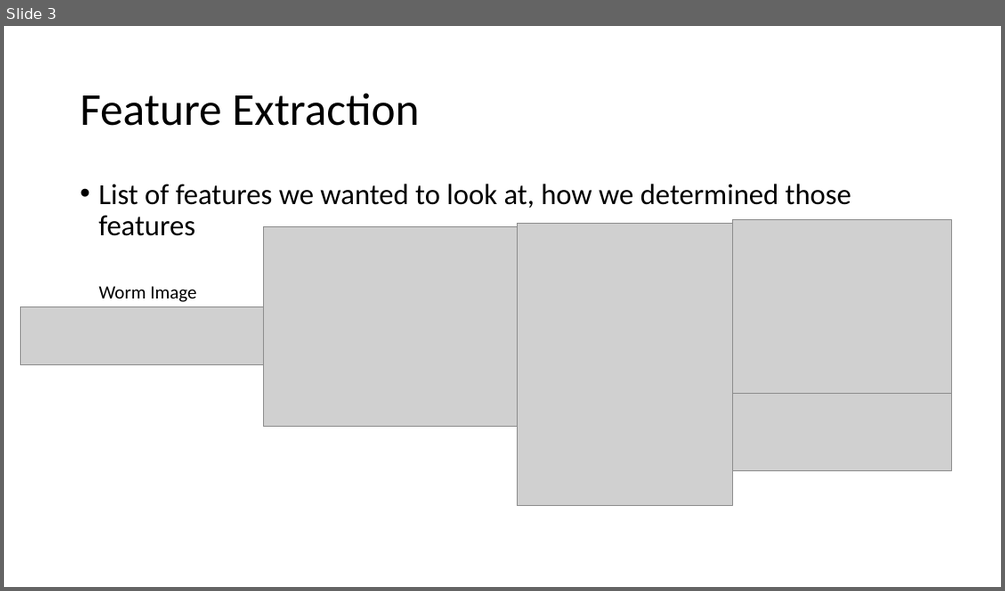
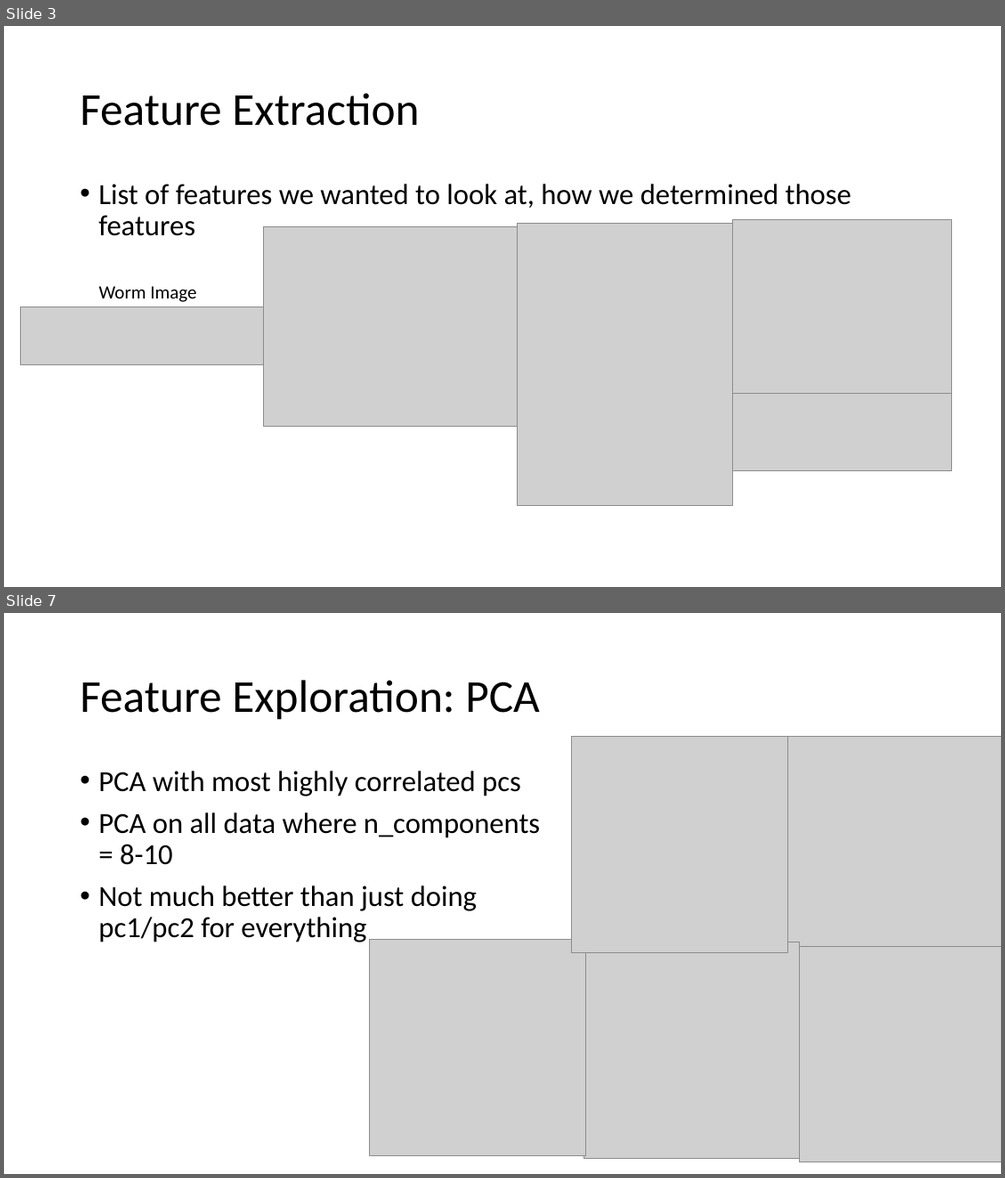
Before and after one commit to McGrathWormStuff/Image_Processing, a slide deck: Image Processing Presentation.pptx. Shown one above the other, each under a label of ours: slide 3 before the commit, slides 3 and 7 after it; the slides between them are not shown. The pictures are 1005x591 and 1005x1178 pixels, drawn with LibreOffice and Linux fonts; fonts in the diff are those of the drawing; grey boxes stand for pictures. Boxes give left, top, right and bottom in pixels: in the first picture for what was removed or moved away, otherwise in the second. Text is boxed around its words. In the diff, an @@ line names an element or a change of style, - is before the commit and + after.

```diff
--- a/Image Processing Presentation.pptx
+++ b/Image Processing Presentation.pptx
@@ slide 7 added at bbox=[4, 613, 1001, 1174], background #FFFFFF @@
@@ title added at bbox=[80, 680, 540, 720], 44 pt, text #000000 @@
+Feature Exploration: PCA
@@ picture added at bbox=[572, 737, 788, 952] @@
@@ picture added at bbox=[788, 737, 1001, 952] @@
@@ text added at bbox=[98, 771, 540, 942], 28 pt, text #000000 @@
+• PCA with most highly correlated pcs
+• PCA on all data where n_components = 8-10
+• Not much better than just doing pc1/pc2 for everything
@@ picture added at bbox=[370, 939, 586, 1155] @@
@@ picture added at bbox=[583, 942, 800, 1159] @@
@@ picture added at bbox=[800, 946, 1001, 1162] @@
```
Also in this commit, not shown: 5 slides changed, 7 other slides added, 3 slides removed.
